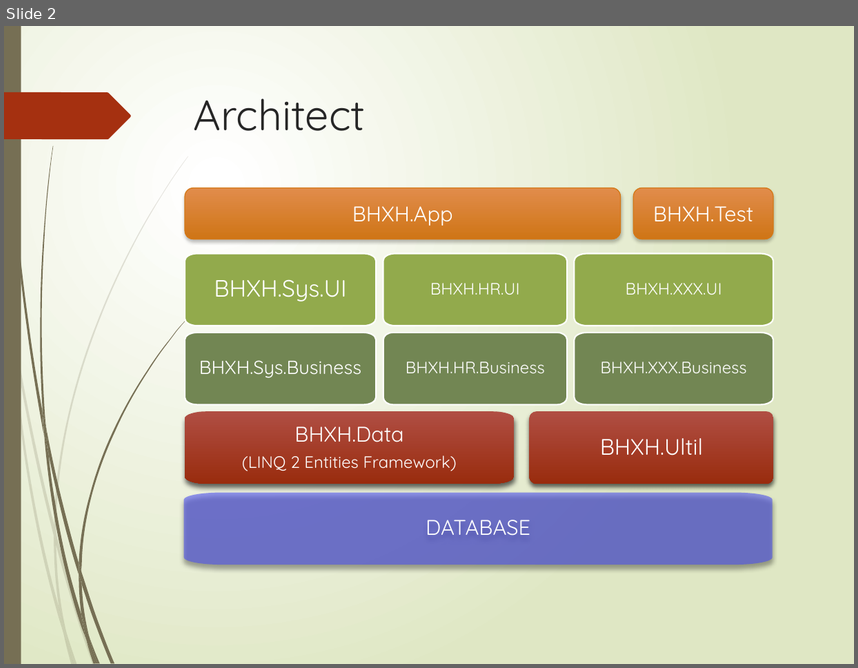
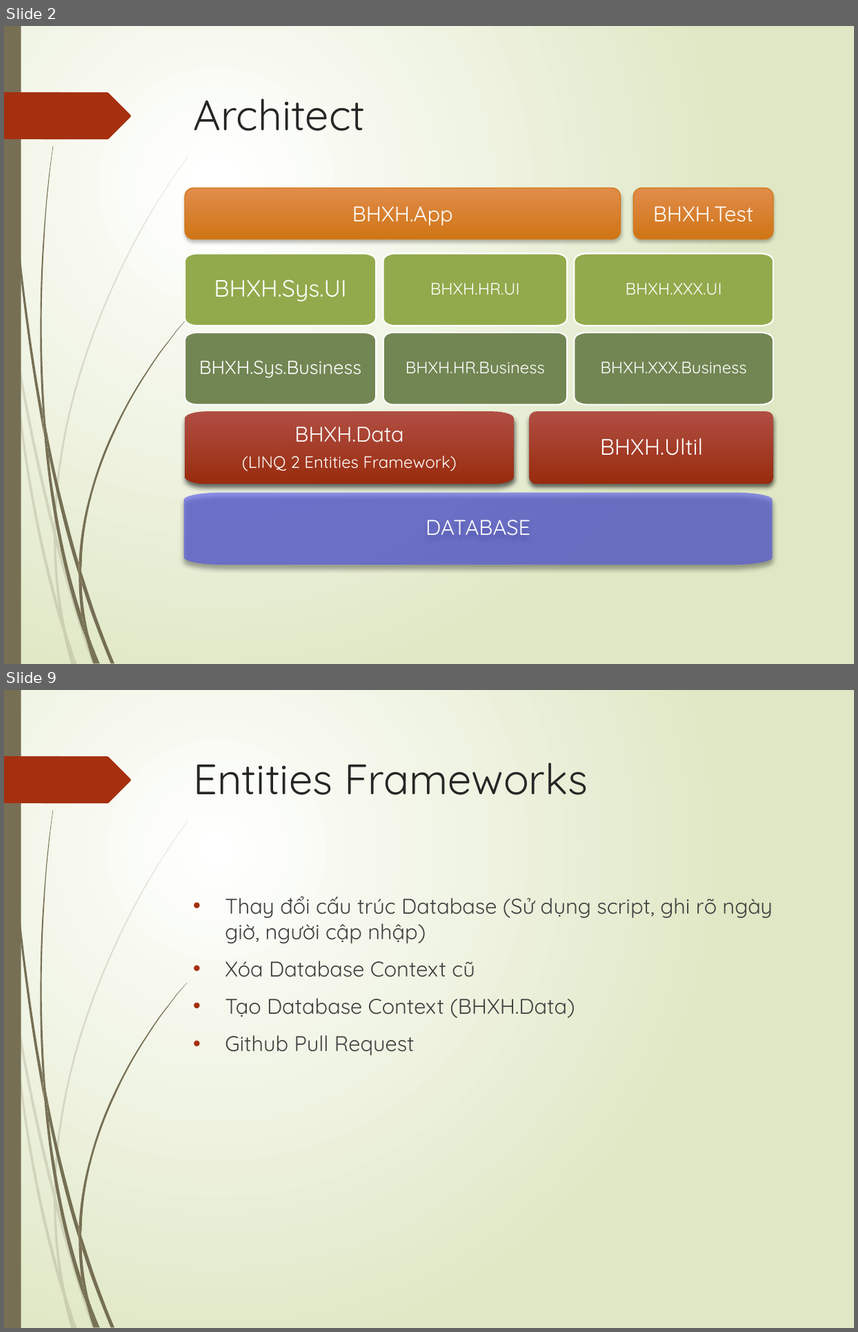
Before and after one commit to nhinnt/BHXH-All-In-One, a slide deck: documents/Architect.pptx. Shown one above the other, each under a label of ours: slide 2 before the commit, slides 2 and 9 after it; the slides between them are not shown. The pictures are 858x668 and 858x1332 pixels, drawn with LibreOffice and Linux fonts; fonts in the diff are those of the drawing. Boxes give left, top, right and bottom in pixels: in the first picture for what was removed or moved away, otherwise in the second. Text is boxed around its words. In the diff, an @@ line names an element or a change of style, - is before the commit and + after.

```diff
--- a/documents/Architect.pptx
+++ b/documents/Architect.pptx
@@ slide 9 added at bbox=[4, 690, 854, 1328], background gradient #FFFFFF to #DFE8C4; not listed: 24 template elements that a slide beside it also shows @@
@@ title added at bbox=[193, 762, 588, 795], 36 pt, text #262626 @@
+Entities Frameworks
@@ text added at bbox=[225, 896, 772, 1055], 18 pt, text #404040 @@
+• Thay đổi cấu trúc Database (Sử dụng script, ghi rõ ngày giờ, người cập nhập)
+• Xóa Database Context cũ
+• Tạo Database Context (BHXH.Data)
+• Github Pull Request
```
Also in this commit, not shown: 3 slides changed, 4 other slides added, 1 slide removed, 19 other files.
